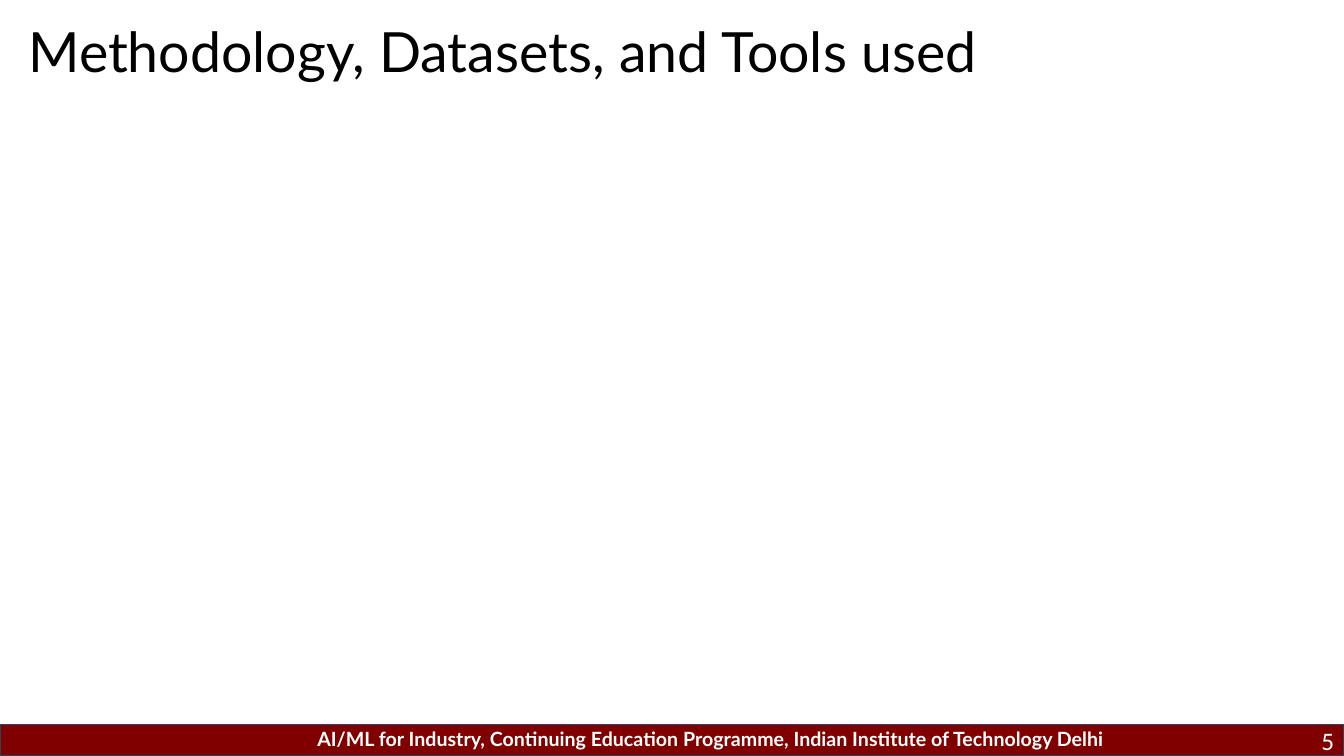
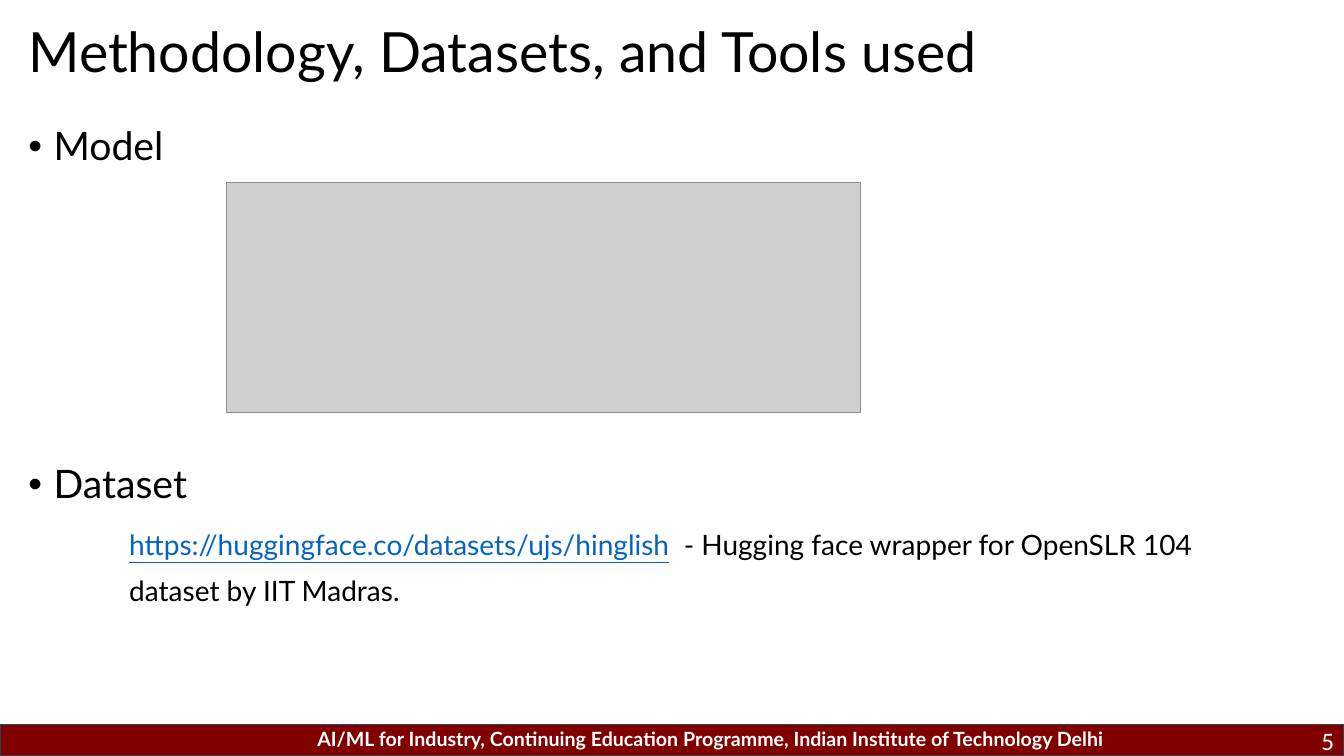
Before and after one commit to vineetdev/ai-ml-concepts-study, a slide deck: slide 5 of Projects/End-Project/PresentationTemplate-VineetSrivastava.pptx. Drawn at 1344x756 pixels with LibreOffice and Linux fonts; fonts in the diff are those of the drawing; grey boxes stand for pictures; background and template pictures are left out. Boxes give left, top, right and bottom in pixels: in the first picture for what was removed or moved away, otherwise in the second. Text is boxed around its words. In the diff, an @@ line names an element or a change of style, - is before the commit and + after.

```diff
--- a/Projects/End-Project/PresentationTemplate-VineetSrivastava.pptx
+++ b/Projects/End-Project/PresentationTemplate-VineetSrivastava.pptx
@@ text added at (54,131,1192,606), 20 pt, text #000000 @@
+• Model
+• Dataset
+https://huggingface.co/datasets/ujs/hinglish - Hugging face wrapper for OpenSLR 104
+dataset by IIT Madras.
@@ picture added at (227,182,861,413) @@
```
Also in this commit, not shown: 3 other slides changed, 1 slide added.
